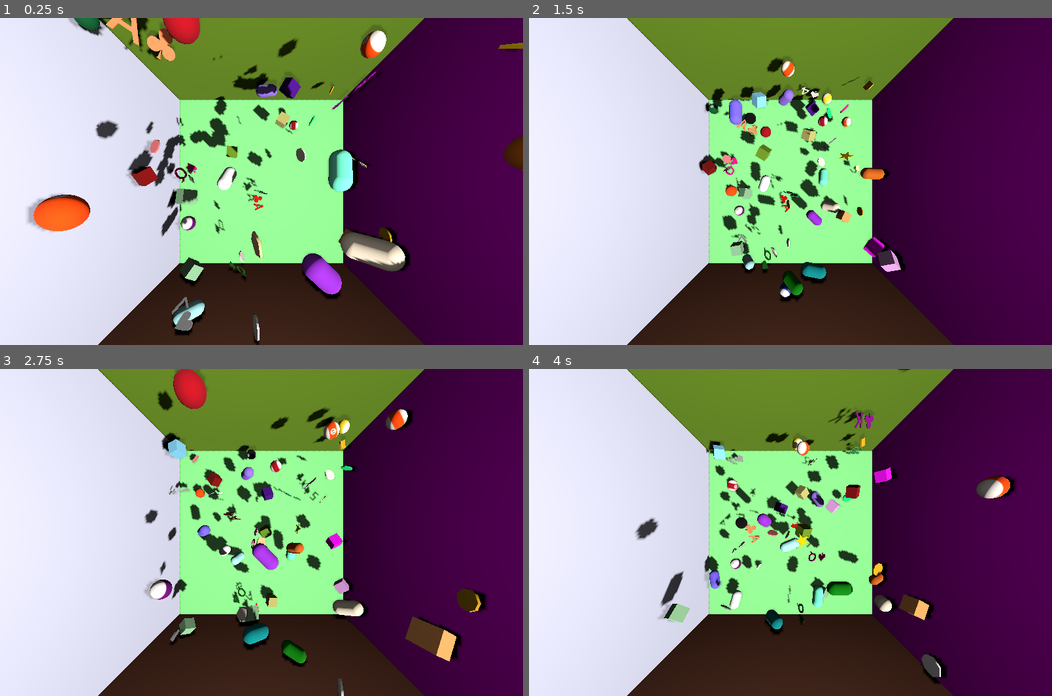
Above: before the commit, frames 1-4 (two rows, left to right).
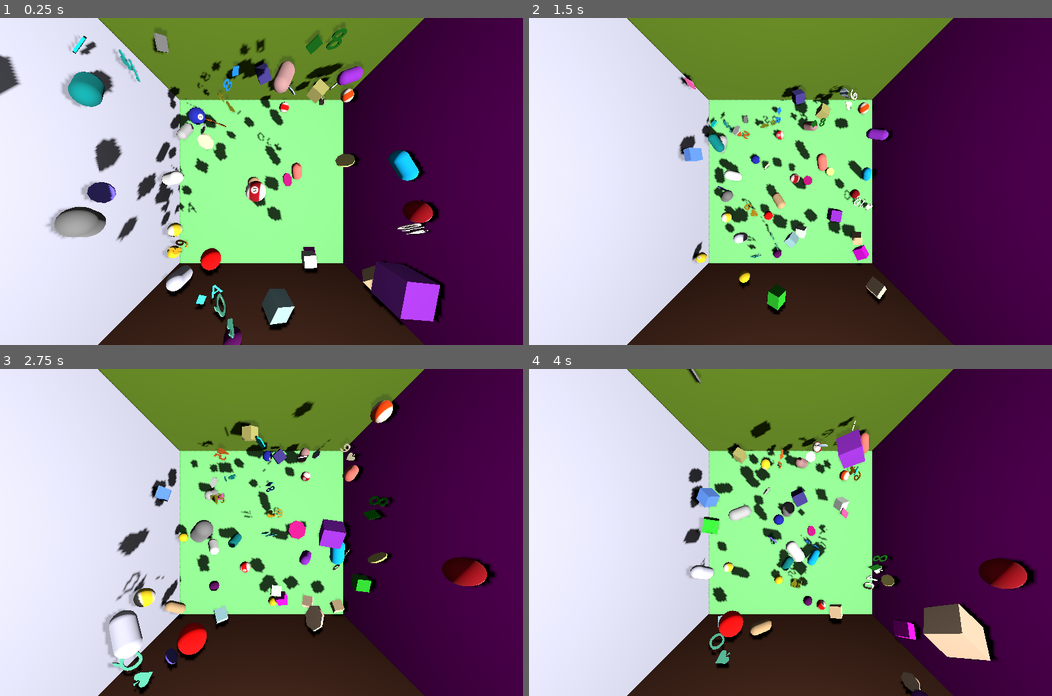
Above: after the commit, the same moments.

Repository: kasworld/gd4bounce
Game: Godot game, scene res://main.tscn
Two runs of this game, one before a commit and one after it. Both use one fixed random seed, a clock stepped at 60 frames per second and the inputs below.
Inputs (mouse positions are in pixels of both pictures, inside the frame that each line leads up to):
- Up to frame 1 (0.25 s): no input
- Up to frame 2 (1.5 s): tap Enter at 0.5 s; move the mouse to (905, 165) at 0.52 s; click (905, 165) at 0.67 s; move the mouse to (685, 197) at 1.27 s; click (685, 197) at 1.42 s
- Up to frame 3 (2.75 s): move the mouse to (313, 460) at 2.02 s; click (313, 460) at 2.17 s
- Up to frame 4 (4 s): move the mouse to (764, 597) at 2.77 s; click (764, 597) at 2.92 s; move the mouse to (947, 581) at 3.52 s; click (947, 581) at 3.67 s

The runs differ from the first frame. In frame 1, 21% of the frame differs, in the area x 0-100%, y 0-100%; in frame 2, 10%; in frame 3, 16%; in frame 4, 14%.

Commit message:
code clean

Diff:
--- a/main.gd
+++ b/main.gd
@@ -5,56 +5,33 @@
 	var n = 10
 
 	for i in n:
-		var b = add_ball()
-		add_child(b)
+		var rtn = preload("res://ball.tscn").instantiate().set_material(Ball.tex_array.pick_random())
+		rand_pos_rot(rtn)
+		add_child(rtn)
 
 	for i in n:
-		var b = add_capsule()
-		add_child(b)
+		var rtn = preload("res://capsule.tscn").instantiate().set_color(NamedColorList.color_list.pick_random()[0])
+		rand_pos_rot(rtn)
+		add_child(rtn)
 
 	for i in n:
-		var b = add_coin( i % 8 +4 )
-		add_child(b)
+		var rtn = preload("res://coin.tscn").instantiate().init( i%8 +4).set_color(NamedColorList.color_list.pick_random()[0])
+		rand_pos_rot(rtn)
+		add_child(rtn)
 
 	for i in n:
-		var b = add_dice()
-		add_child(b)
+		var rtn = preload("res://dice.tscn").instantiate().set_color(NamedColorList.color_list.pick_random()[0])
+		rand_pos_rot(rtn)
+		add_child(rtn)
 
 	for i in n:
-		var b = add_char(deck.pick_random())
-		add_child(b)
+		var rtn = preload("res://char.tscn").instantiate().init(deck.pick_random()).set_color(NamedColorList.color_list.pick_random()[0])
+		rand_pos_rot(rtn)
+		add_child(rtn)
 
-
-func add_ball() -> Ball:
-	var rtn = preload("res://ball.tscn").instantiate().set_material(Ball.tex_array.pick_random())
-	rtn.position = Vector3(randf_range(-9,9),randf_range(-8,9),randf_range(-9,9))
-	rtn.rotation = Vector3(randf_range(-PI,PI),randf_range(-PI,PI),randf_range(-PI,PI))
-	return rtn
-
-func add_capsule() -> Capsule:
-	var rtn = preload("res://capsule.tscn").instantiate().set_color(NamedColorList.color_list.pick_random()[0])
-	rtn.position = Vector3(randf_range(-9,9),randf_range(-8,9),randf_range(-9,9))
-	rtn.rotation = Vector3(randf_range(-PI,PI),randf_range(-PI,PI),randf_range(-PI,PI))
-	return rtn
-
-func add_coin(n :int) -> Coin:
-	var rtn = preload("res://coin.tscn").instantiate().init(n).set_color(NamedColorList.color_list.pick_random()[0])
-	rtn.position = Vector3(randf_range(-9,9),randf_range(-8,9),randf_range(-9,9))
-	rtn.rotation = Vector3(randf_range(-PI,PI),randf_range(-PI,PI),randf_range(-PI,PI))
-	return rtn
-
-func add_dice() -> Dice:
-	var rtn = preload("res://dice.tscn").instantiate().set_color(NamedColorList.color_list.pick_random()[0])
-	rtn.position = Vector3(randf_range(-9,9),randf_range(-8,9),randf_range(-9,9))
-	rtn.rotation = Vector3(randf_range(-PI,PI),randf_range(-PI,PI),randf_range(-PI,PI))
-	return rtn
-
-func add_char(s :String) -> Char:
-	var rtn = preload("res://char.tscn").instantiate().init(s).set_color(NamedColorList.color_list.pick_random()[0])
-	rtn.position = Vector3(randf_range(-9,9),randf_range(-8,9),randf_range(-9,9))
-	rtn.rotation = Vector3(randf_range(-PI,PI),randf_range(-PI,PI),randf_range(-PI,PI))
-	return rtn
-
+func rand_pos_rot(n :Node3D) -> void:
+	n.position = Vector3(randf_range(-9,9),randf_range(-8,9),randf_range(-9,9))
+	n.rotation = Vector3(randf_range(-PI,PI),randf_range(-PI,PI),randf_range(-PI,PI))
 
 var key2fn = {
 	KEY_ESCAPE:_on_button_esc_pressed,
